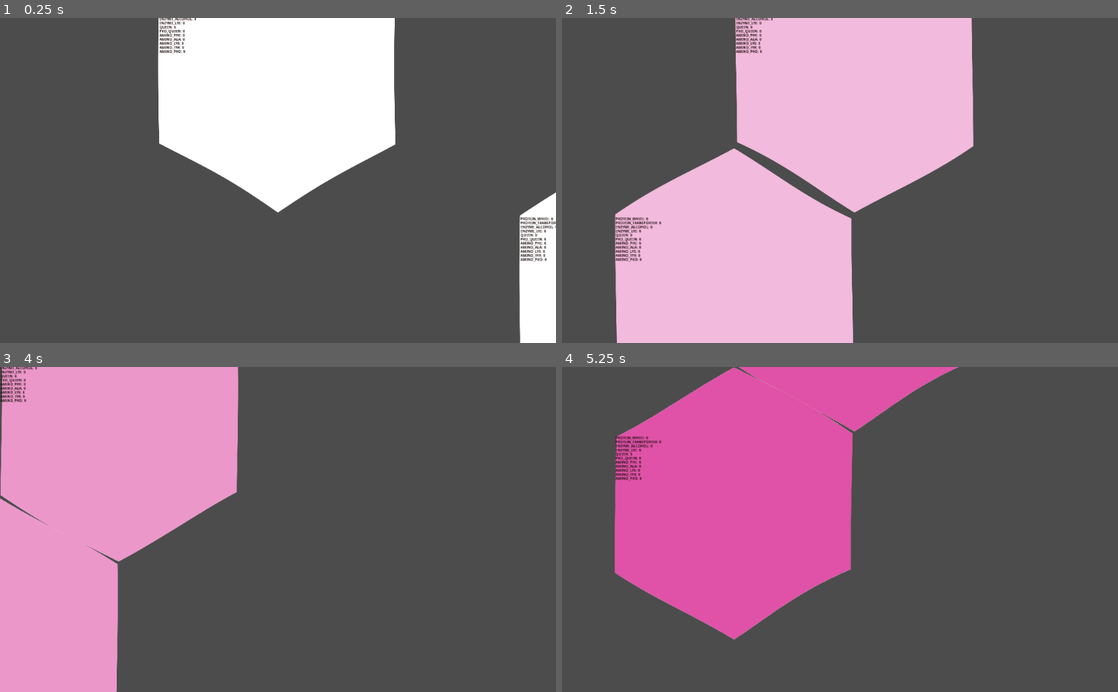
Above: before the commit, frames 1-4 (two rows, left to right).
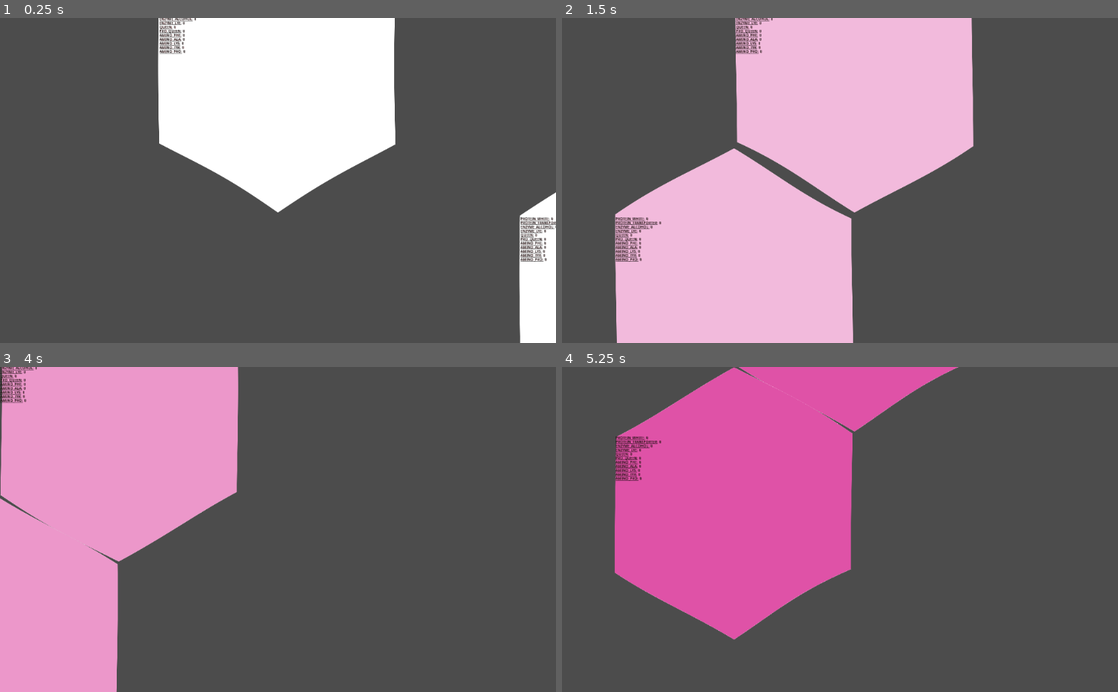
Above: after the commit, the same moments.

Repository: tobyp/hackathon2020
Game: Godot game, scene res://main.tscn
Two runs of this game, one before a commit and one after it. Both use one fixed random seed, a clock stepped at 60 frames per second and the inputs below.
Inputs (mouse positions are in pixels of both pictures, inside the frame that each line leads up to):
- Up to frame 1 (0.25 s): no input
- Up to frame 2 (1.5 s): tap Enter at 0.5 s; move the mouse to (962, 164) at 0.52 s; hold D 0.53-1.25 s; click (962, 164) at 0.67 s; drag from (728, 196) to (812, 245) at 1.27 s
- Up to frame 3 (4 s): move the mouse to (333, 458) at 2.02 s; hold D 2.03-2.75 s; drag from (250, 594) to (111, 480) at 2.77 s; tap Space at 3.5 s; move the mouse to (444, 578) at 3.52 s; hold A from 3.53 s (still down)
- Up to frame 4 (5.25 s): release A at 4.25 s; drag from (673, 480) to (756, 448) at 4.27 s; move the mouse to (867, 529) at 5.02 s; hold S from 5.03 s (still down); click (867, 529) at 5.17 s

The runs differ from the first frame. In frame 1, 0.2% of the frame differs, in the area x 28-100%, y 0-75%; in frame 2, 0.2%, in the area x 9-38%, y 0-75%; in frame 3, less than 0.1%; in frame 4, 0.1%.
Error after the commit: Invalid get index 'PROTEIN_WHITE' (on base: 'Array'). (res://cells/cell.gd:19)

Commit message:
Fixed hexgrid nodes

Diff:
--- a/cells/cell.gd
+++ b/cells/cell.gd
@@ -25,8 +25,7 @@
 	pass  # TODO
 
 # Called every game step.
-#func simulate(): # TODO use this declaration instead of _physics_process once i know how to call it
-func _physics_process(delta):
+func simulate():
 	_process_pressure()
 	_process_potential_recipes()
 	_display_debug()
@@ -97,7 +96,7 @@
 func _display_debug():
 	var dbg = "";
 	for particle in Globals.ParticleType:
-		dbg += "[b]%s:[/b] %s\n" % [particle, particle_counts.get(particle, 0)]
+		dbg += "[b][u]%s:[/u][/b] %s\n" % [particle, particle_counts.get(particle, 0)]
 	$DebugLabel.bbcode_text = dbg
 
 # Called every frame. 'delta' is the elapsed time since the previous frame.
--- a/grid/hex_grid.gd
+++ b/grid/hex_grid.gd
@@ -22,8 +22,7 @@
 
 func _simulate_tick():
 	for node in self.grid.values():
-		print("Simulate %s" % node.cell)
-		# node.cell.simulate()
+		node.cell.simulate()
 
 # Creates a new cell or returns if it already exists
 func create_cell(x: int, y: int):
@@ -61,9 +60,9 @@
 func remove_cell(x: int, y: int):
 	var pos = Vector2(x, y)
 	if grid.has(pos):
-		var cell = grid.get(pos)
+		var node = grid.get(pos)
 		grid.remove(pos)
-		remove_child(cell)
+		remove_child(node.cell)
 
 		var to_update = get_neighbors_coord(x,y)
 		_update_neighbors(to_update)
@@ -90,13 +89,11 @@
 
 class GridNode:
 	# The GD node element
-	var treenode: Node
 	var cell: Cell
 	var pos: Vector2
 
-	func _init(node: Node, pos: Vector2):
-		self.treenode = node
-		self.cell = node.get_script()
+	func _init(cell: Node, pos: Vector2):
+		self.cell = cell
 		self.pos = pos
 
 	func _to_string():
